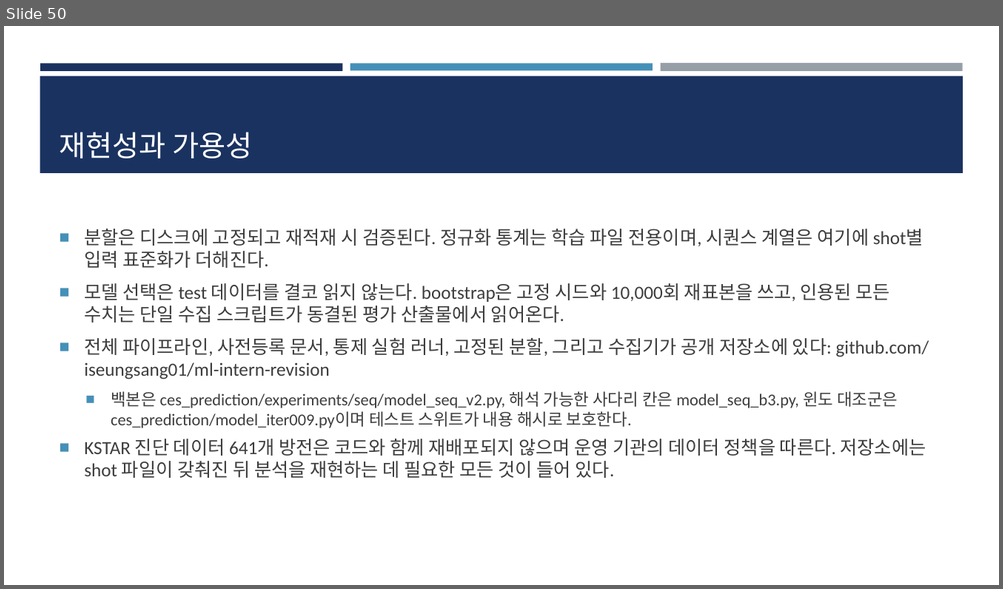
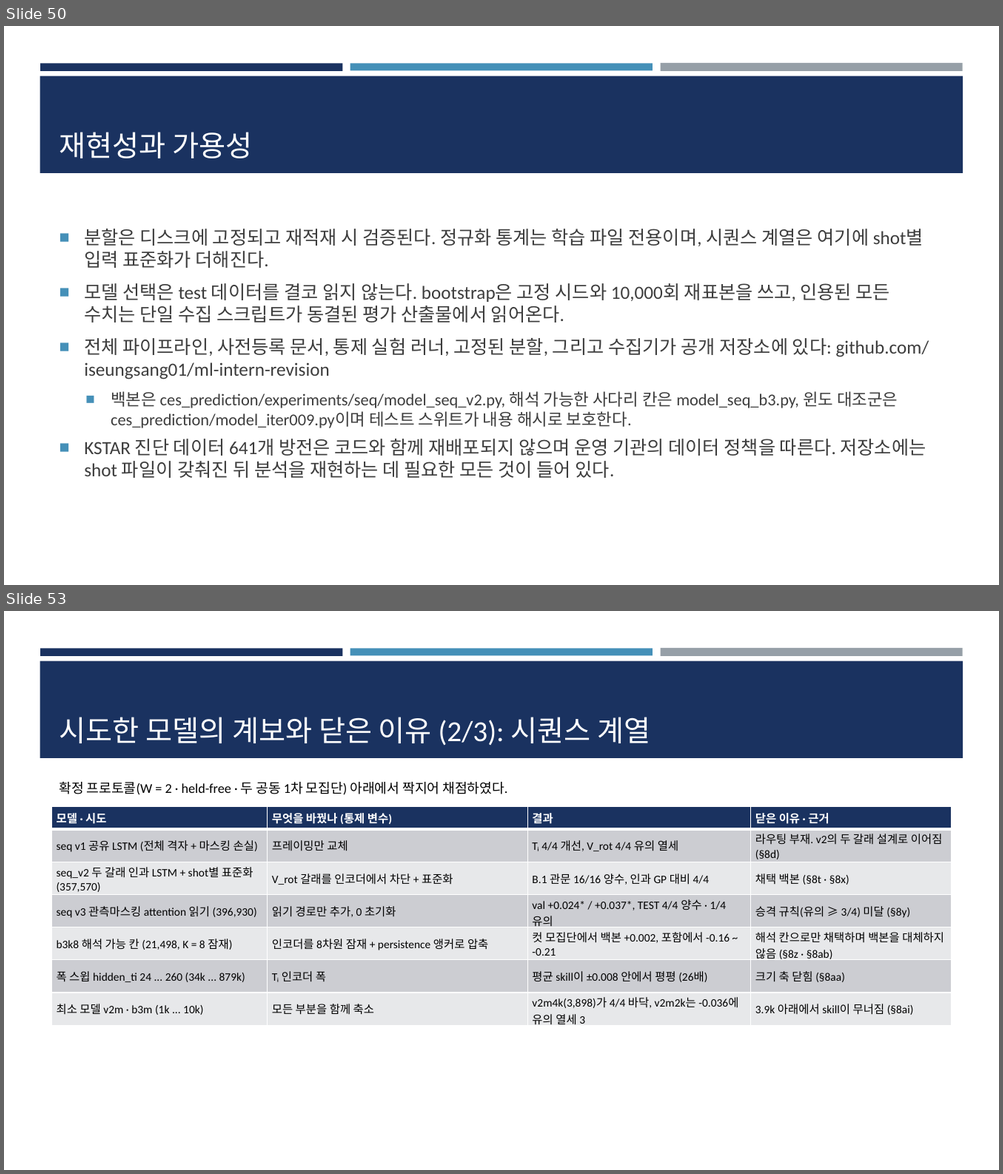
Before and after one commit to iseungsang01/ml-intern-revision, a slide deck: docs/presentation/KSTAR_CES_졸논정리_논문흐름.pptx. Shown one above the other, each under a label of ours: slide 50 before the commit, slides 50 and 53 after it; the slides between them are not shown. The pictures are 1003x589 and 1003x1174 pixels, drawn with LibreOffice and Linux fonts; fonts in the diff are those of the drawing. Boxes give left, top, right and bottom in pixels: in the first picture for what was removed or moved away, otherwise in the second. Text is boxed around its words. In the diff, an @@ line names an element or a change of style, - is before the commit and + after.

Commit message:
Add an appendix that says what was tried, what closed it, and what the literature points at
The decks recorded the confirmed results but never the graveyard: eight months of
controlled experiments produced twenty verdicts that only THESIS_RESULTS.md §8 held.
Appendix A now carries them as three tables (window family, sequence family, then
operator/context/baseline/branch), each row naming its controlled variable, its
result and the section that closed it.

The other four appendix slides are the 2026-09-05 survey: fusion diagnostic-to-
diagnostic work is still memoryless MLPs and masked autoencoders, the general
time-series and sensor literature reaches the same verdicts this repository reached
by experiment, five structurally isomorphic fields repeat the same lesson, and the
open axes are the loss, the gate and the inputs -- not expressivity, which §8aa,
§8ag and §8aq closed three times.

Rotation is written as an open question with the measurements that would move it,
never as a closed negative.

Both decks read the same appendix_content.py so their wording cannot drift, and
build_pptx.py gains table_fit() for rows that carry sentences instead of labels;
table() is untouched, so the other decks are unaffected. All five decks rebuild
with FIT WARNING 0 and pytest stays at 46 passed.

```diff
--- a/docs/presentation/KSTAR_CES_졸논정리_논문흐름.pptx
+++ b/docs/presentation/KSTAR_CES_졸논정리_논문흐름.pptx
@@ slide 53 added at (x1=4, y1=611, x2=999, y2=1170), background #FFFFFF; not listed: 4 template elements that a slide beside it also shows @@
@@ title added at (x1=60, y1=717, x2=650, y2=746), 28 pt, text #FFFFFF @@
+시도한 모델의 계보와 닫은 이유 (2/3): 시퀀스 계열
@@ text added at (x1=59, y1=782, x2=508, y2=795), 13 pt, text #000000 @@
+확정 프로토콜(W = 2 · held-free · 두 공동 1차 모집단) 아래에서 짝지어 채점하였다.
@@ table added at (x1=52, y1=807, x2=951, y2=1028), 7 rows, 4 columns @@
+모델 · 시도 | 무엇을 바꿨나 (통제 변수) | 결과 | 닫은 이유 · 근거
+seq v1 공유 LSTM (전체 격자 + 마스킹 손실) | 프레이밍만 교체 | Tᵢ 4/4 개선, V_rot 4/4 유의 열세 | 라우팅 부재. v2의 두 갈래 설계로 이어짐 (§8d)
+seq_v2 두 갈래 인과 LSTM + shot별 표준화 (357,570) | V_rot 갈래를 인코더에서 차단 + 표준화 | B.1 관문 16/16 양수, 인과 GP 대비 4/4 | 채택 백본 (§8t · §8x)
+seq v3 관측마스킹 attention 읽기 (396,930) | 읽기 경로만 추가, 0 초기화 | val +0.024* / +0.037*, TEST 4/4 양수 · 1/4 유의 | 승격 규칙(유의 ≥ 3/4) 미달 (§8y)
+b3k8 해석 가능 칸 (21,498, K = 8 잠재) | 인코더를 8차원 잠재 + persistence 앵커로 압축 | 컷 모집단에서 백본 +0.002, 포함에서 -0.16 ~ -0.21 | 해석 칸으로만 채택하며 백본을 대체하지 않음 (§8z · §8ab)
+폭 스윕 hidden_ti 24 ... 260 (34k ... 879k) | Tᵢ 인코더 폭 | 평균 skill이 ±0.008 안에서 평평 (26배) | 크기 축 닫힘 (§8aa)
+최소 모델 v2m · b3m (1k ... 10k) | 모든 부분을 함께 축소 | v2m4k(3,898)가 4/4 바닥, v2m2k는 -0.036에 유의 열세 3 | 3.9k 아래에서 skill이 무너짐 (§8ai)
```
Also in this commit, not shown: 8 other slides added, 8 other files.
